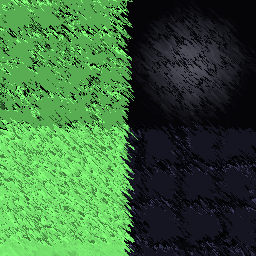
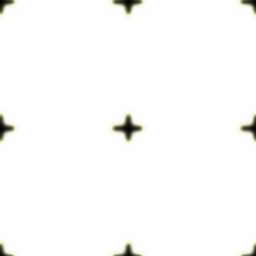
Layers edited between the first and the second (256, 256) image:
added layer "Ebene 3 Kopie 5" above "Ebene 2 Kopie" over [0, 0, 256, 256]
hid "Ebene 2 Kopie" over [0, 0, 256, 256]
